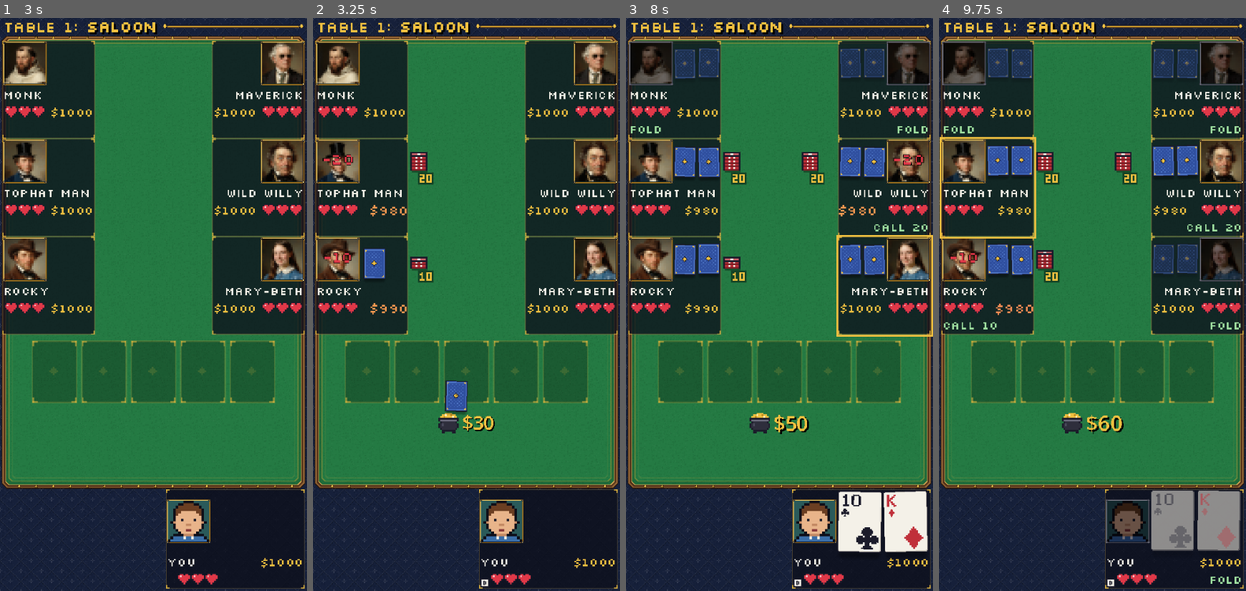
Above: before the commit, frames 1-4 (left to right).
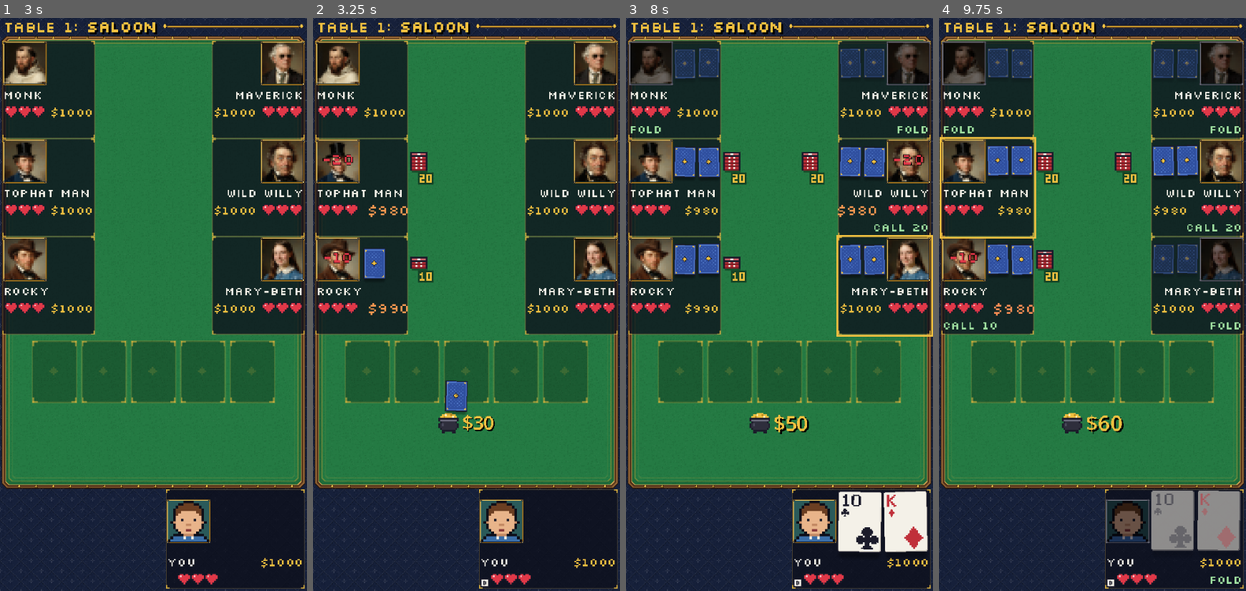
Above: after the commit, the same moments.

Repository: ryanlacroix/poker2
Game: Godot game, scene res://scenes/table.tscn
Same seed, same stepped clock (60 frames per second), same inputs: the game is played once before the commit and once after it. This scene is started directly instead of the project's main scene.
Inputs (mouse positions are in pixels of both pictures, inside the frame that each line leads up to):
- Up to frame 1 (3 s): tap Enter at 0.5, 2 s; drag from (236, 539) to (184, 178) at 0.52 s; tap Space at 1.25 s; drag from (49, 287) to (138, 419) at 1.27 s; move the mouse to (49, 189) at 2.02 s; tap R at 2.1 s; click (49, 189) at 2.17 s; drag from (49, 86) to (61, 218) at 2.77 s
- Up to frame 2 (3.25 s): no input
- Up to frame 3 (8 s): drag from (883, 86) to (794, 304) at 3.52 s; drag from (883, 189) to (733, 161) at 4.27 s; move the mouse to (883, 287) at 5.02 s; tap F at 5.1 s; click (883, 287) at 5.17 s; drag from (733, 161) to (718, 333) at 5.77 s; move the mouse to (847, 275) at 6.52 s; tap R at 6.6 s; click (847, 275) at 6.67 s; drag from (718, 333) to (764, 419) at 7.27 s
- Up to frame 4 (9.75 s): move the mouse to (1123, 178) at 8.02 s; tap C at 8.1 s; click (1123, 178) at 8.17 s; click "FOLD" at 8.75 s; drag from (1077, 419) to (1000, 218) at 9.52 s

Frame 1 is identical in both runs. In frame 2, 0.2% of the frame differs, in the area x 18-32%, y 32-52%; in frame 3, less than 0.1%; in frame 4, 0.1%.

Commit message:
added coins to taxes banner

Diff:
--- a/scripts/ui/notice_banner.gd
+++ b/scripts/ui/notice_banner.gd
@@ -2,7 +2,8 @@
 extends Control
 ## Caption-style notices: a translucent black, gilt-edged strip across the full width of the screen with
 ## white text on it. Queued messages play one at a time, each shown for [constant HOLD_TIME]
-## and then faded out. The node's rect is the strip.
+## and then faded out. A notice can have a little gold coin on either side of its text. The node's
+## rect is the strip.
 
 ## Emitted when the last queued notice has faded out (not when cut short by [method clear]).
 signal finished
@@ -10,9 +11,14 @@
 const HOLD_TIME := 1.0
 const FADE_TIME := 0.4
 const STRIP_HEIGHT := 30.0
+## Coins beside the text: drawn at this many pixels per cell, this far from the text.
+const COIN_PX := 3
+const COIN_GAP := 6.0
 
-var _queue: Array[String] = []
+# Queued notices, each [text, with coins].
+var _queue: Array[Array] = []
 var _text := ""
+var _coins := false
 var _tween: Tween
 
 
@@ -21,8 +27,8 @@
 	visible = false
 
 
-func enqueue(text: String) -> void:
-	_queue.push_back(text)
+func enqueue(text: String, coins := false) -> void:
+	_queue.push_back([text, coins])
 	if not visible:
 		_show_next()
 
@@ -39,7 +45,9 @@
 		visible = false
 		finished.emit()
 		return
-	_text = _queue.pop_front()
+	var notice: Array = _queue.pop_front()
+	_text = notice[0]
+	_coins = notice[1]
 	modulate = Color.WHITE
 	visible = true
 	queue_redraw()
@@ -61,3 +69,10 @@
 	var font_size := UiTheme.FONT_SIZE
 	var baseline := floorf((size.y + font.get_ascent(font_size) - font.get_descent(font_size)) / 2)
 	draw_string(font, Vector2(0, baseline), _text, HORIZONTAL_ALIGNMENT_CENTER, size.x, font_size, Color.WHITE)
+	if _coins:
+		var coin: Array = CoinShower.SPIN[0]
+		var coin_size := Vector2(coin[0].length(), coin.size()) * COIN_PX
+		var half_text := font.get_string_size(_text, HORIZONTAL_ALIGNMENT_LEFT, -1, font_size).x / 2
+		var y := floorf((size.y - coin_size.y) / 2)
+		for x: float in [size.x / 2 - half_text - COIN_GAP - coin_size.x, size.x / 2 + half_text + COIN_GAP]:
+			PixelArt.draw_colored(self, coin, CoinShower.COLORS, Vector2(floorf(x), y), COIN_PX)
--- a/scripts/ui/seat_view.gd
+++ b/scripts/ui/seat_view.gd
@@ -41,12 +41,12 @@
 const EMBER_COLOR := Color("6a1414")
 ## How long the gold your-turn outline takes to fade in or out.
 const ACTIVE_FADE_SECONDS := 0.1
-## When the player's chips go down, their chips text flashes this red and fades back to gold this fast.
-## A touch lighter than the hearts' red, since thin text reads darker than a solid heart.
+## When the player's chips change, their chips text pops up to this size and shrinks back this fast.
+const CHIPS_POP_SCALE := 1.5
+const CHIPS_POP_SECONDS := 0.3
+## When they go down, it also flashes this red, fading back to gold as it shrinks. A touch lighter
+## than the hearts' red, since thin text reads darker than a solid heart.
 const CHIPS_LOST_COLOR := Color("ff5a68")
-const CHIPS_LOST_FADE_SECONDS := 0.3
-## ...and pops up to this size, shrinking back as the colour returns.
-const CHIPS_LOST_SCALE := 1.3
 ## Tint for the text and hearts of a seat whose player is OUT or RIP.
 const KNOCKED_OUT_TINT := Color(0.55, 0.55, 0.6)
 
@@ -90,7 +90,7 @@
 var _active_tween: Tween
 ## The chips last shown (-1 before the first refresh), to catch them going down.
 var _shown_chips := -1
-var _chips_lost_tween: Tween
+var _chips_pop_tween: Tween
 var _reveal := false
 var _is_winner := false
 var _is_target := false
@@ -229,8 +229,8 @@
 func refresh() -> void:
 	# RIP once shot out of hearts (straight away, not just from the next hand); OUT if they went broke.
 	_chips_label.text = "RIP" if player.hearts == 0 else "OUT" if player.is_out else "$%d" % player.chips
-	if player.chips < _shown_chips:
-		_flash_chips_lost()
+	if _shown_chips >= 0 and player.chips != _shown_chips:
+		_pop_chips(player.chips < _shown_chips)
 	_shown_chips = player.chips
 	var text_tint := KNOCKED_OUT_TINT if _knocked_out() else Color.WHITE
 	for label: Label in [_name_label, _chips_label, _status_label]:
@@ -244,10 +244,11 @@
 	queue_redraw()
 
 
-## The chips text turns red and pops bigger, then quickly fades back to gold and shrinks back.
-func _flash_chips_lost() -> void:
-	if _chips_lost_tween:
-		_chips_lost_tween.kill()
+## The chips text pops bigger, then quickly shrinks back; if [param lost], it also turns red and
+## fades back to gold.
+func _pop_chips(lost: bool) -> void:
+	if _chips_pop_tween:
+		_chips_pop_tween.kill()
 	# Pops out from the middle of the text (the label spans the seat; the text sits at one end).
 	var font := _chips_label.get_theme_font("font")
 	var text_width := font.get_string_size(_chips_label.text, HORIZONTAL_ALIGNMENT_LEFT, -1,
@@ -257,12 +258,15 @@
 		HORIZONTAL_ALIGNMENT_RIGHT: middle_x = _chips_label.size.x - text_width / 2
 		HORIZONTAL_ALIGNMENT_CENTER: middle_x = _chips_label.size.x / 2
 	_chips_label.pivot_offset = Vector2(middle_x, _chips_label.size.y / 2)
-	_chips_lost_tween = create_tween().set_parallel()
-	_chips_lost_tween.tween_method(func(color: Color) -> void:
-		_chips_label.add_theme_color_override("font_color", color),
-		CHIPS_LOST_COLOR, PixelArt.GOLD, CHIPS_LOST_FADE_SECONDS)
-	_chips_lost_tween.tween_property(_chips_label, "scale", Vector2.ONE, CHIPS_LOST_FADE_SECONDS) \
-		.from(Vector2.ONE * CHIPS_LOST_SCALE)
+	_chips_pop_tween = create_tween().set_parallel()
+	_chips_pop_tween.tween_property(_chips_label, "scale", Vector2.ONE, CHIPS_POP_SECONDS) \
+		.from(Vector2.ONE * CHIPS_POP_SCALE)
+	var set_color := func(color: Color) -> void: _chips_label.add_theme_color_override("font_color", color)
+	if lost:
+		_chips_pop_tween.tween_method(set_color, CHIPS_LOST_COLOR, PixelArt.GOLD, CHIPS_POP_SECONDS)
+	else:
+		# Straight back to gold, should it be mid-flash from a loss.
+		set_color.call(PixelArt.GOLD)
 
 
 ## Shot out of hearts or gone broke: the seat shows RIP or OUT.
--- a/scripts/ui/table_scene.gd
+++ b/scripts/ui/table_scene.gd
@@ -708,7 +708,7 @@
 		for p: PokerPlayer in raised:
 			_armies[p.seat].march_in(raised[p], CoinShower.SECONDS))
 	_table.battle_started.connect(_on_battle_started)
-	_table.taxes_collected.connect(func(_paid: Dictionary) -> void: _notices.enqueue("Taxes collected"))
+	_table.taxes_collected.connect(func(_paid: Dictionary) -> void: _notices.enqueue("Taxes collected", true))
 	_table.item_gained.connect(func(player: PokerPlayer, item: Item.Kind) -> void:
 		_seats[player.seat].refresh()
 		_item_news.append(Item.gained_text(item, player.display_name)))
